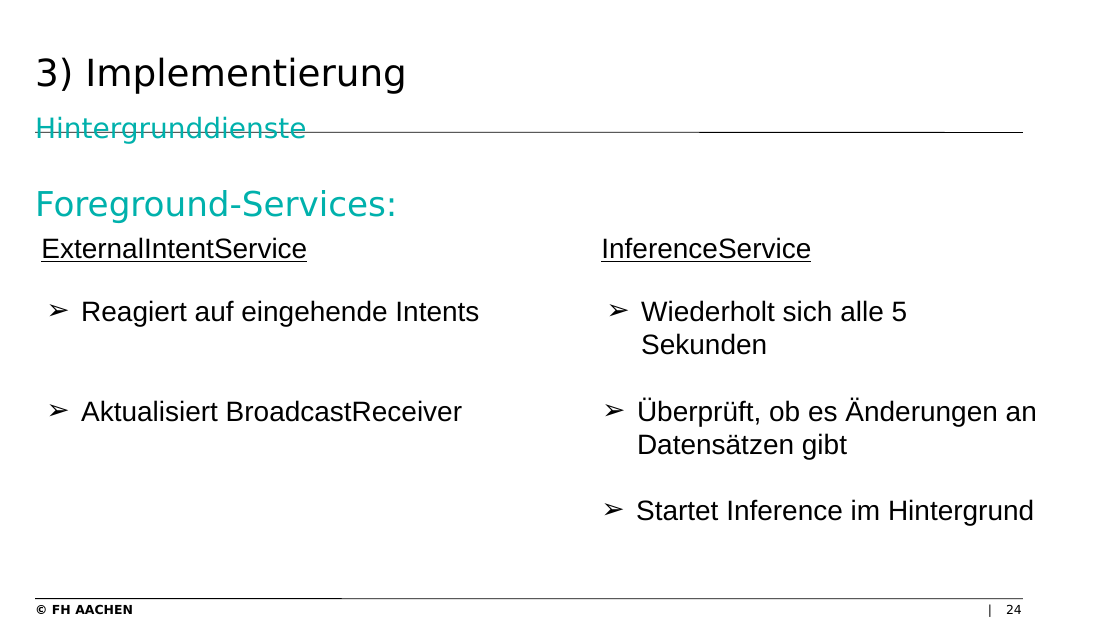
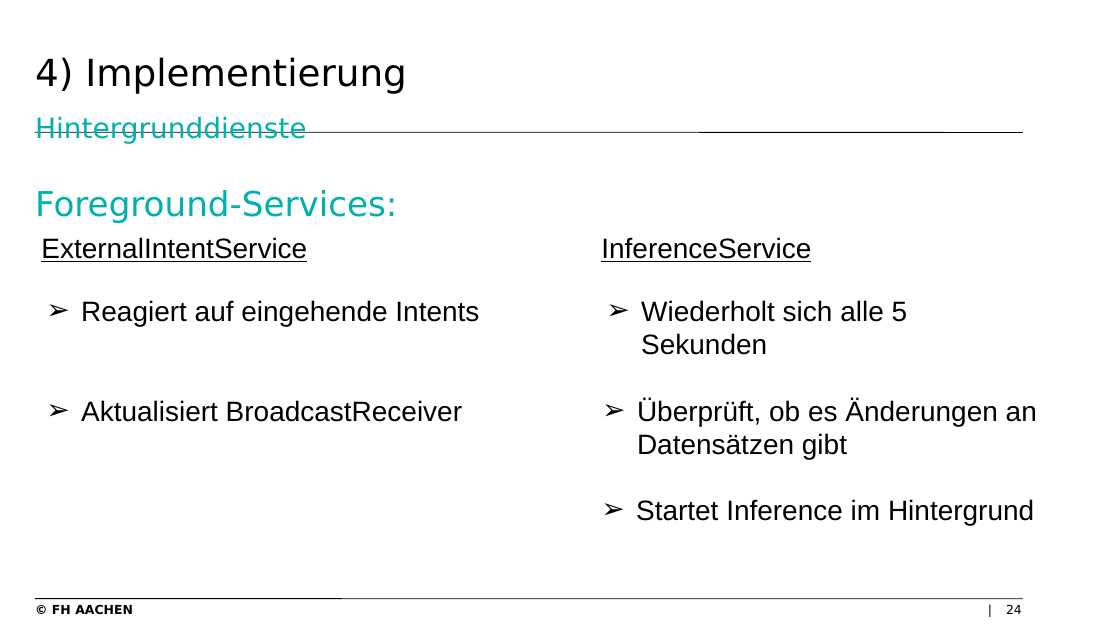
Before and after one commit to levithas/Bachelorprojekt, a slide deck: slide 24 of Dokumentation/Präsentation.pptx. Drawn at 1120x630 pixels with LibreOffice and Linux fonts; fonts in the diff are those of the drawing; background and template pictures are left out. Boxes give left, top, right and bottom in pixels: in the first picture for what was removed or moved away, otherwise in the second. Text is boxed around its words. In the diff, an @@ line names an element or a change of style, - is before the commit and + after.

```diff
--- a/Dokumentation/Präsentation.pptx
+++ b/Dokumentation/Präsentation.pptx
@@ title at [35, 57, 407, 144]: text changed @@
-3) Implementierung
-Hintergrunddienste
+4) Implementierung
+Hintergrunddienste
```
Also in this commit, not shown: 22 other slides changed.
